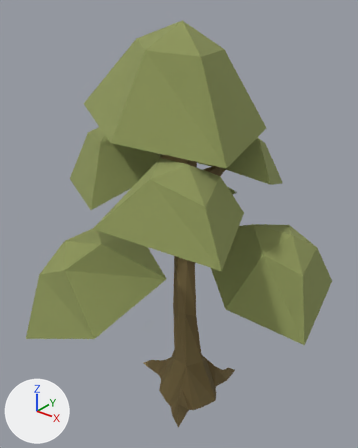
One commit to the OBJ model public/models/trees/yew/yew.obj: the scene before it, then after it.
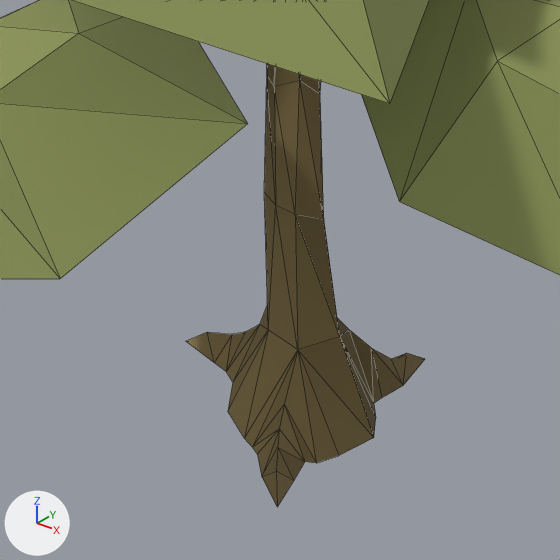
Each version is shown whole from a 50 mm lens placed at (315.0, -420.0, 502.0), pointed at (-16.0, -6.0, 245.0), then close up on the part from 20% to 80% of the width and 52% to 100% of the height. Arrows for +X, +Y and +Z are at lower left; the lights stay in place. The last two pictures show the newer version. The close-ups show mesh edges as thin lines. Where no turn or scale is listed for an object, it has been applied to the vertices.

In view in the first close-up: 'Object Yew tree 2026-10-17_18-11-39'.
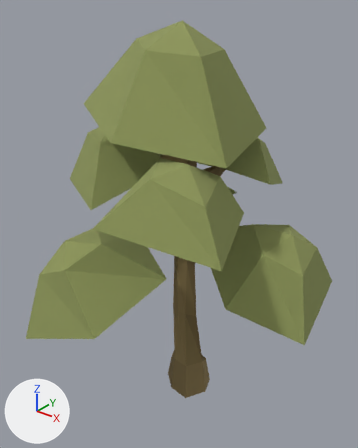
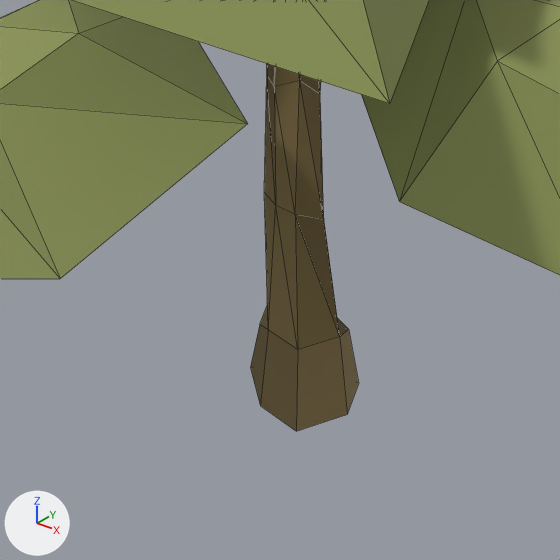
Commit message: Flat tree bases for all 6 trees (Model Man)

What differs and where, as boxes [x1, y1, x2, y2] in the close-ups (560 x 560 px):
'Object Yew tree 2026-10-17_18-11-39', reshaped
    before: [0, 0, 560, 507]
    after: [0, 0, 560, 431]
part 1 of me_object_yew_tree_2026_10_17_18_11_39, cut back
    before: [186, 324, 425, 507]
    after: [250, 325, 359, 431]

Patch to the scene script:
```diff
--- a/public/models/trees/yew/yew.obj.py
+++ b/public/models/trees/yew/yew.obj.py
@@ me_object_yew_tree_2026_10_17_18_11_39 @@
-me_object_yew_tree_2026_10_17_18_11_39.from_pydata(...)  # 198 vertices, 320 faces; spans x -180.0..165.0, y -182.0..171.0, z 0.0..470.0
+me_object_yew_tree_2026_10_17_18_11_39.from_pydata(...)  # 166 vertices, 273 faces; spans x -180.0..165.0, y -182.0..171.0, z 0.0..470.0
+# me_object_yew_tree_2026_10_17_18_11_39 part 1
+# 34 vertices are removed from x -81.0..44.0, y -68.0..64.0, z 0.0..28.0
+# 54 faces are deleted
+# 4 vertices move from x -27.0..37.0, y -35.0..32.0, z 0.0 to x -16.0..24.0, y -24.0..25.0, z 0.0
+# 2 vertices are added at (-24.0, 14.0, 0.0), (-39.0, -2.0, 0.0)
+# 7 new faces join them, mat_c9 (brown #8a784f)
 me_object_yew_tree_2026_10_17_18_11_39.materials.append(mat_c0)
 me_object_yew_tree_2026_10_17_18_11_39.materials.append(mat_c1)
-me_object_yew_tree_2026_10_17_18_11_39.materials.append(mat_c2)  # brown #675a38
-me_object_yew_tree_2026_10_17_18_11_39.materials.append(mat_c3)  # brown #6d5d3b
 me_object_yew_tree_2026_10_17_18_11_39.materials.append(mat_c4)
 me_object_yew_tree_2026_10_17_18_11_39.materials.append(mat_c5)
-me_object_yew_tree_2026_10_17_18_11_39.materials.append(mat_c6)  # brown #6d5f3b
 me_object_yew_tree_2026_10_17_18_11_39.materials.append(mat_c7)
@@ me_object_yew_tree_2026_10_17_18_11_39 @@
 me_object_yew_tree_2026_10_17_18_11_39.materials.append(mat_c16)
-me_object_yew_tree_2026_10_17_18_11_39.materials.append(mat_c17)  # dark yellow #796942
-me_object_yew_tree_2026_10_17_18_11_39.materials.append(mat_c18)  # brown #665838
-me_object_yew_tree_2026_10_17_18_11_39.materials.append(mat_c19)  # brown #635535
 me_object_yew_tree_2026_10_17_18_11_39.materials.append(mat_c20)
@@ me_object_yew_tree_2026_10_17_18_11_39 @@
 me_object_yew_tree_2026_10_17_18_11_39.materials.append(mat_c36)
-me_object_yew_tree_2026_10_17_18_11_39.materials.append(mat_c37)  # yellow #938053
 me_object_yew_tree_2026_10_17_18_11_39.materials.append(mat_c38)
@@ me_object_yew_tree_2026_10_17_18_11_39 @@
 me_object_yew_tree_2026_10_17_18_11_39.materials.append(mat_c41)
-me_object_yew_tree_2026_10_17_18_11_39.materials.append(mat_c42)  # brown #998558
 me_object_yew_tree_2026_10_17_18_11_39.materials.append(mat_c43)
 me_object_yew_tree_2026_10_17_18_11_39.materials.append(mat_c44)
-me_object_yew_tree_2026_10_17_18_11_39.materials.append(mat_c45)  # brown #968256
 me_object_yew_tree_2026_10_17_18_11_39.materials.append(mat_c46)
@@ me_object_yew_tree_2026_10_17_18_11_39 @@
 me_object_yew_tree_2026_10_17_18_11_39.materials.append(mat_c50)
-me_object_yew_tree_2026_10_17_18_11_39.materials.append(mat_c51)  # yellow #9e8a5a
 me_object_yew_tree_2026_10_17_18_11_39.materials.append(mat_c52)
 me_object_yew_tree_2026_10_17_18_11_39.materials.append(mat_c53)
-me_object_yew_tree_2026_10_17_18_11_39.materials.append(mat_c54)  # brown #70603d
-me_object_yew_tree_2026_10_17_18_11_39.materials.append(mat_c55)  # brown #766642
 me_object_yew_tree_2026_10_17_18_11_39.materials.append(mat_c56)
-me_object_yew_tree_2026_10_17_18_11_39.materials.append(mat_c57)  # yellow #81714b
 me_object_yew_tree_2026_10_17_18_11_39.materials.append(mat_c58)
-me_object_yew_tree_2026_10_17_18_11_39.materials.append(mat_c59)  # brown #948155
 me_object_yew_tree_2026_10_17_18_11_39.materials.append(mat_c60)
-me_object_yew_tree_2026_10_17_18_11_39.materials.append(mat_c61)  # dark yellow #7c6c45
 me_object_yew_tree_2026_10_17_18_11_39.materials.append(mat_c62)
-me_object_yew_tree_2026_10_17_18_11_39.materials.append(mat_c63)  # yellow #907e51
 me_object_yew_tree_2026_10_17_18_11_39.materials.append(mat_c64)
```
